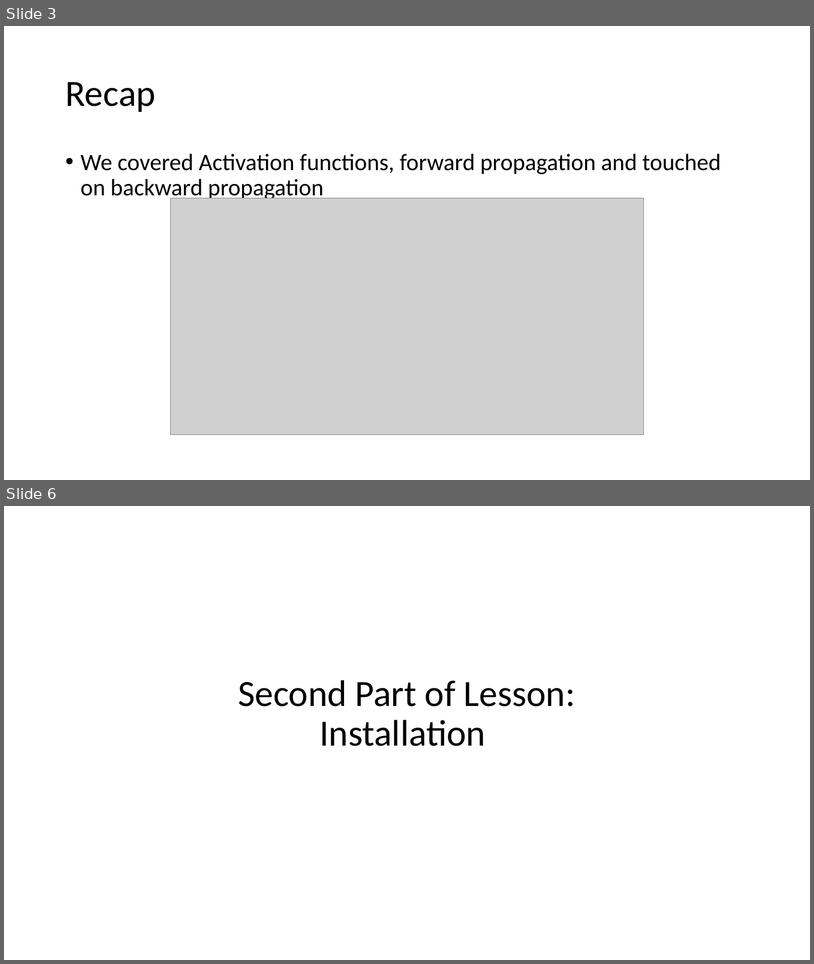
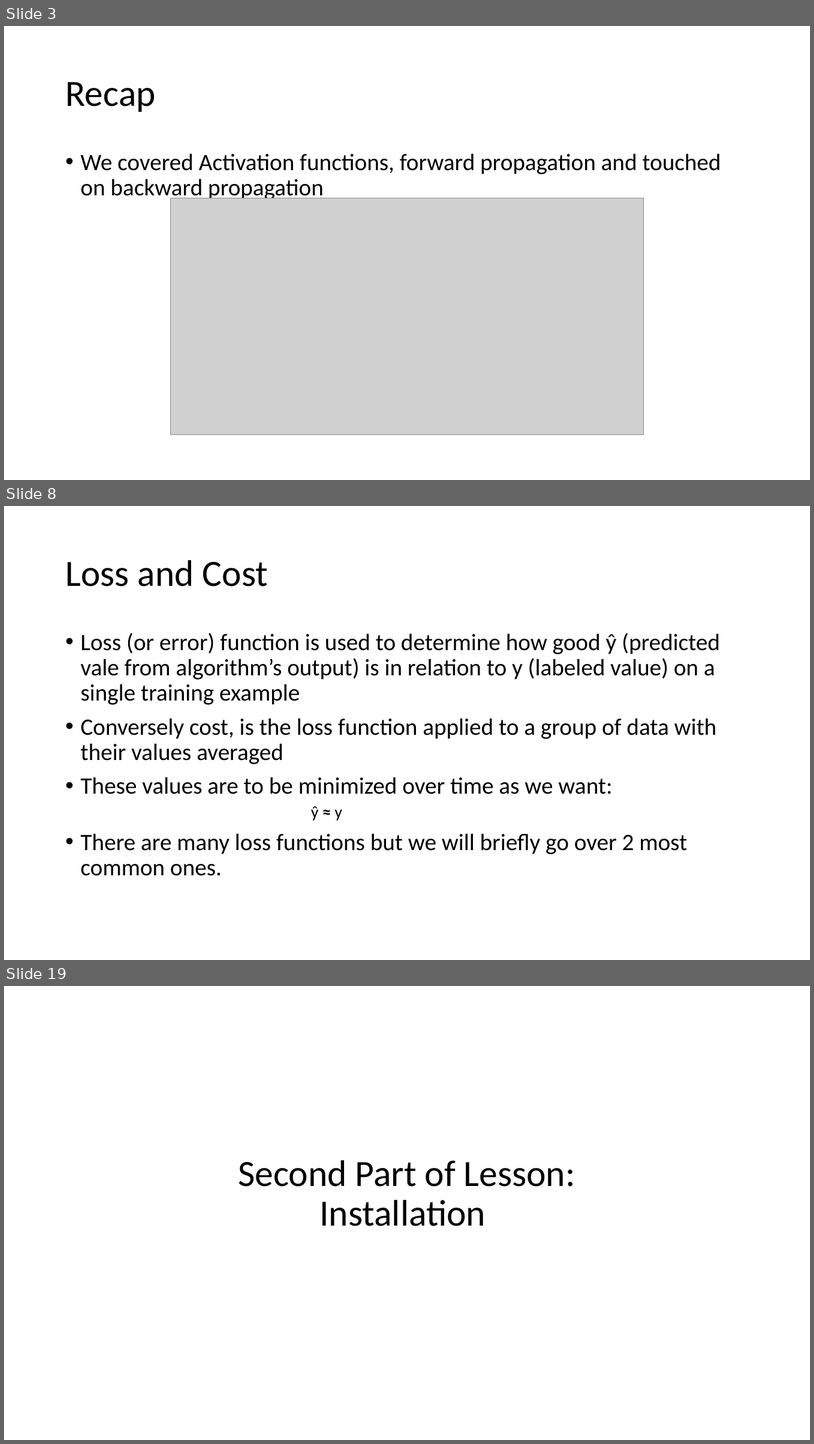
Before and after one commit to akiljames83/MacAI-2018, a slide deck: Lessons/Lesson2.pptx. Shown one above the other, each under a label of ours: slides 3 and 6 before the commit, slides 3, 8 and 19 after it; the slides between them are not shown. The pictures are 814x964 and 814x1444 pixels, drawn with LibreOffice and Linux fonts; fonts in the diff are those of the drawing; grey boxes stand for pictures. Boxes give left, top, right and bottom in pixels: in the first picture for what was removed or moved away, otherwise in the second. Text is boxed around its words. In the diff, an @@ line names an element or a change of style, - is before the commit and + after.

```diff
--- a/Lessons/Lesson2.pptx
+++ b/Lessons/Lesson2.pptx
@@ slide 8 added at [4,506,810,960], background #FFFFFF @@
@@ title added at [65,560,268,586], 44 pt, text #000000 @@
+Loss and Cost
@@ text added at [81,633,720,876], 28 pt, text #000000 @@
+• Loss (or error) function is used to determine how good ŷ (predicted vale from algorithm’s output) is in relation to y (labeled value) on a single training example
+• Conversely cost, is the loss function applied to a group of data with their values averaged
+• These values are to be minimized over time as we want:
+    ŷ ≈ y
+• There are many loss functions but we will briefly go over 2 most common ones.
@@ what was slide 6 is now slide 19 @@
```
Also in this commit, not shown: 2 slides changed, 13 other slides added, 3 slides removed.
